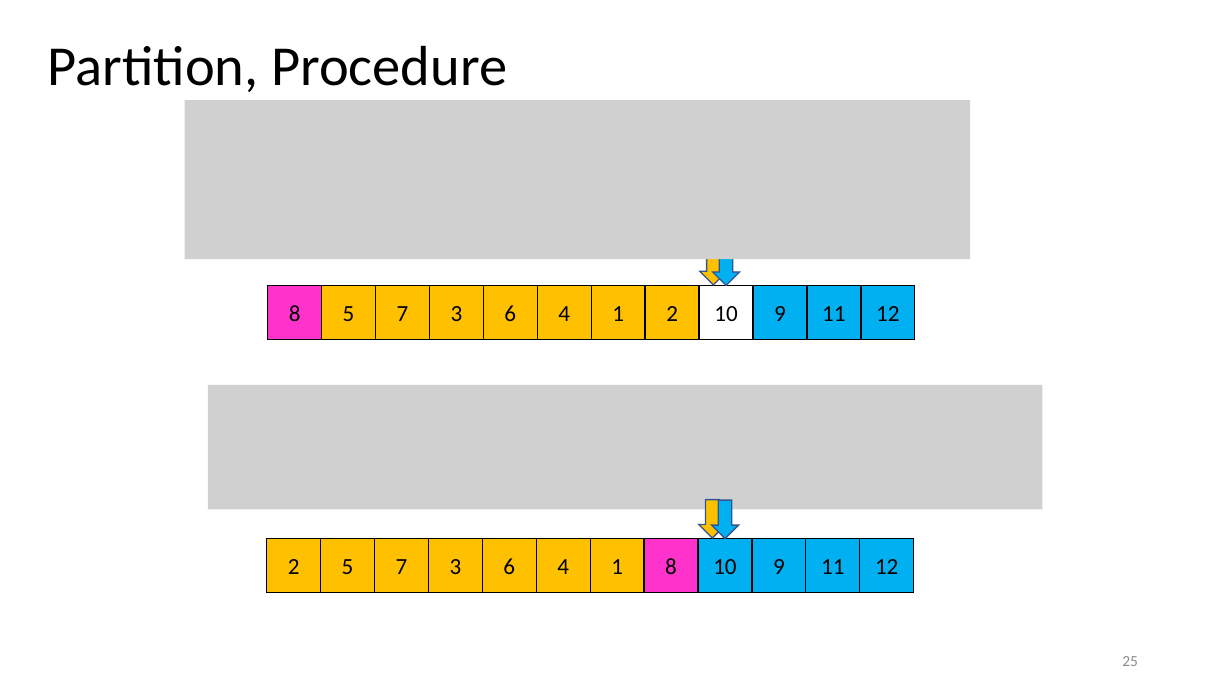
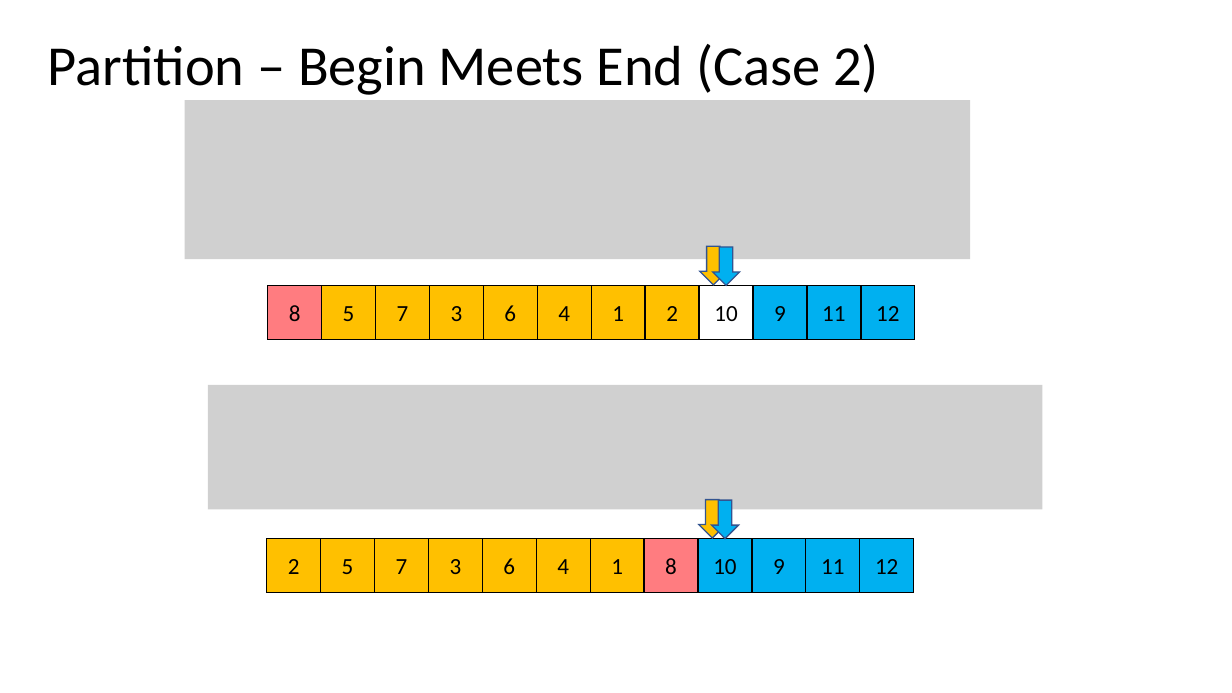
Before and after one commit to natebrunelle/cse332, a slide deck: slide 54 of markdown/files/slides/lecture13_sorting2.pptx (slide 25 before the commit). Drawn at 1232x693 pixels with LibreOffice and Linux fonts; fonts in the diff are those of the drawing; grey boxes stand for pictures. Boxes give left, top, right and bottom in pixels: in the first picture for what was removed or moved away, otherwise in the second. Text is boxed around its words. In the diff, an @@ line names an element or a change of style, - is before the commit and + after.

```diff
--- a/markdown/files/slides/lecture13_sorting2.pptx
+++ b/markdown/files/slides/lecture13_sorting2.pptx
@@ title at <box>48,44,879,95</box>: text changed @@
-Partition, Procedure
+Partition – Begin Meets End (Case 2)
@@ rectangle "8" at <box>268,286,322,339</box>: fill #FF33CC to #FF7C80 @@
@@ rectangle "8" at <box>644,539,698,592</box>: fill #FF33CC to #FF7C80 @@
@@ page number removed at <box>1122,656,1138,666</box> @@
-25
```
Also in this commit, not shown: 22 other slides changed, 30 slides added, 12 slides removed, 5 other files.
